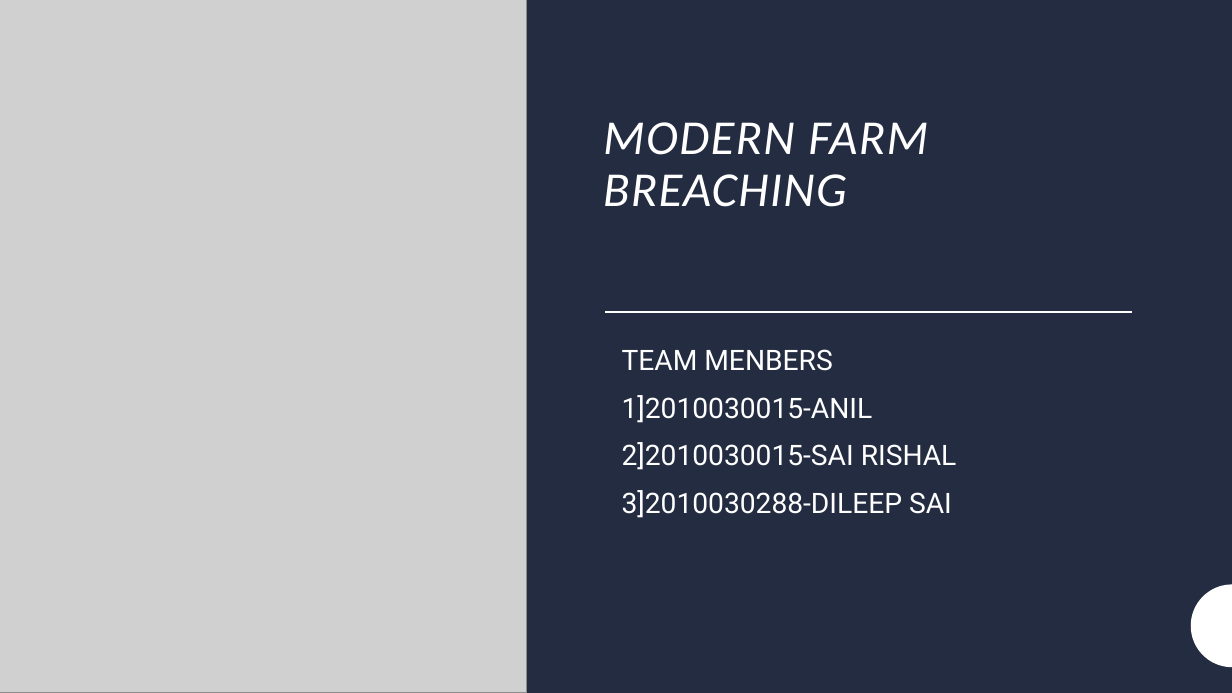
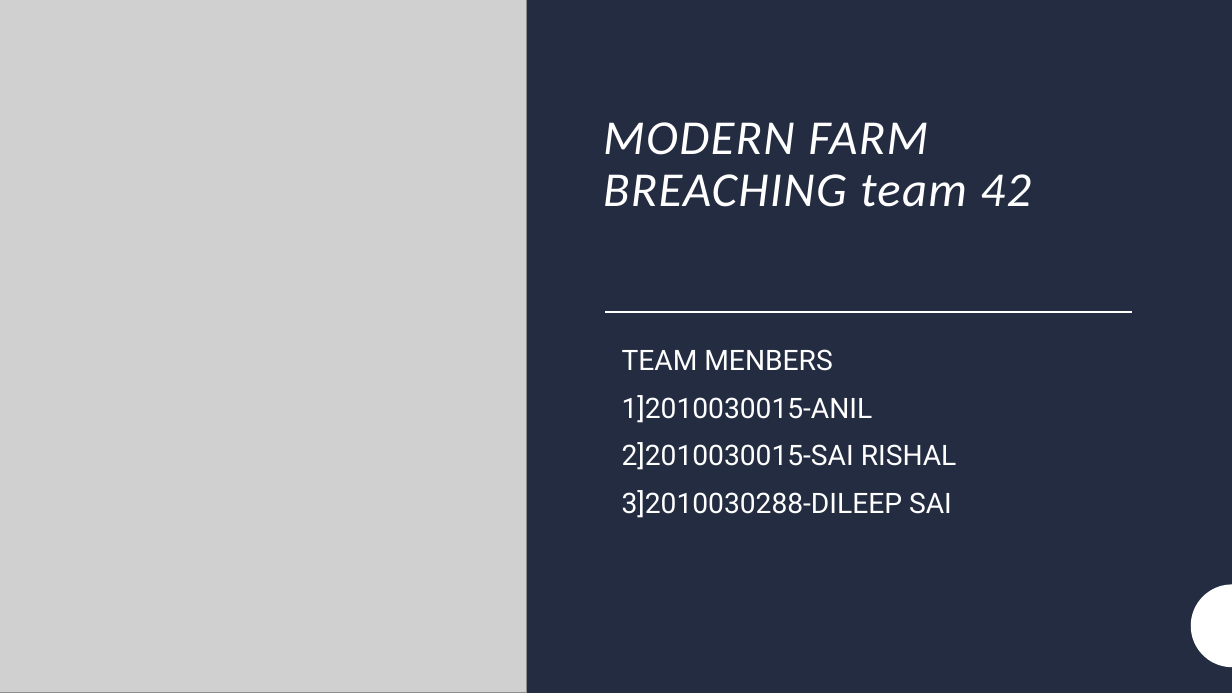
Before and after one commit to 2010030288/Modern-Breaching, a slide deck: slide 1 of cns presentation reviw 2.220.pptx. Drawn at 1232x693 pixels with LibreOffice and Linux fonts; fonts in the diff are those of the drawing; grey boxes stand for pictures. Boxes give left, top, right and bottom in pixels: in the first picture for what was removed or moved away, otherwise in the second. Text is boxed around its words. In the diff, an @@ line names an element or a change of style, - is before the commit and + after.

```diff
--- a/cns presentation reviw 2.220.pptx
+++ b/cns presentation reviw 2.220.pptx
@@ title at [603,122,1031,207]: text changed @@
-MODERN FARM BREACHING
+MODERN FARM BREACHING team 42
```
